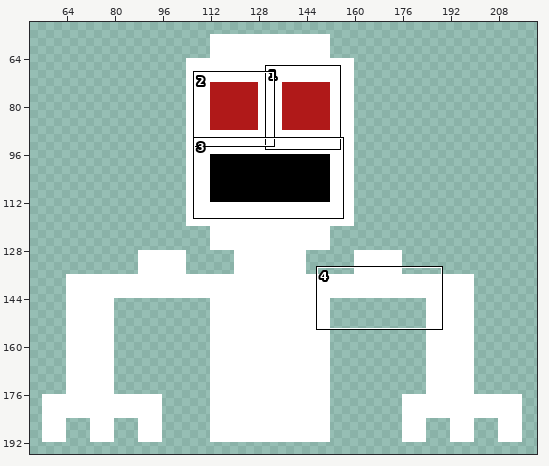
Animated GIF sprite -- imgs/ghoul.gif. The first picture is a wide view before the edit; the outline marks the close-up.
Close-up. Earlier state:
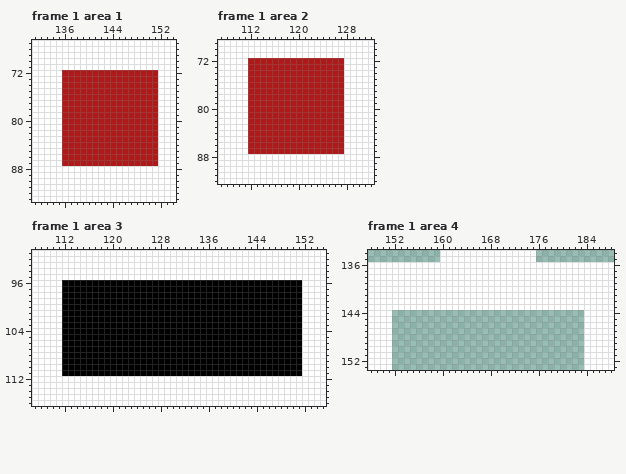
The file is 256x256 pixels, 4 frames. Colours within 5 levels of each other are drawn and written as one. Shown: frame 1 area 1: x 131..154, y 67..93; frame 1 area 2: x 107..132, y 69..92; frame 1 area 3: x 107..155, y 91..116; frame 1 area 4: x 148..188, y 134..153. The wide view leaves out empty margins. The commit also changed other frames or places, which this record leaves out.
Once edited:
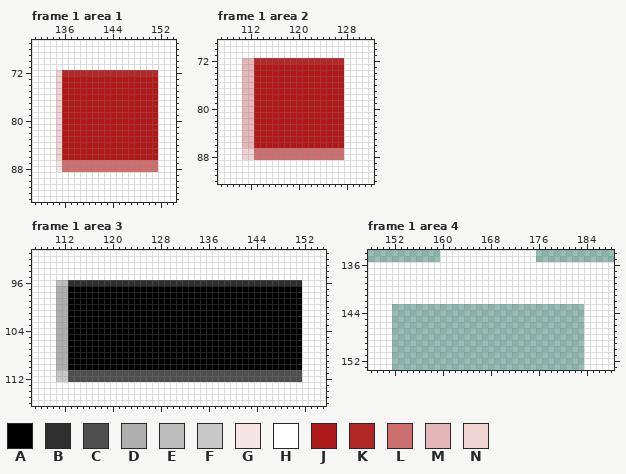
Palette (. is transparent): A #000000  B #2f2f2f  C #4f4f4f  D #afafaf  E #bebebe  F #c8c8c8  G #f5e4e4  H #ffffff  J #b01919  K #b42727  L #cd6f6f  M #e6b7b7  N #f0d3d3
What changed:
Changed rows in their new state; - is an unchanged pixel.
Frame 1 area 1:
first column x 135:
72 NKKKKKKKKKKKKKKKK
73 N----------------
74 N----------------
75 N----------------
76 N----------------
77 N----------------
78 N----------------
79 N----------------
80 N----------------
81 N----------------
82 N----------------
83 N----------------
84 N----------------
85 N----------------
86 N----------------
87 GLLLLLLLLLLLLLLLL
88 GLLLLLLLLLLLLLLLL
Frame 1 area 2:
first column x 111:
72 MMKKKKKKKKKKKKKKK
73 MM---------------
74 MM---------------
75 MM---------------
76 MM---------------
77 MM---------------
78 MM---------------
79 MM---------------
80 MM---------------
81 MM---------------
82 MM---------------
83 MM---------------
84 MM---------------
85 MM---------------
86 MM---------------
87 NNLLLLLLLLLLLLLLL
88 NNLLLLLLLLLLLLLLL
Frame 1 area 3:
first column x 111:
 96 EEBBBBBBBBBBBBBBBBBBBBBBBBBBBBBBBBBBBBBBB
 97 DD---------------------------------------
 98 DD---------------------------------------
 99 DD---------------------------------------
100 DD---------------------------------------
101 DD---------------------------------------
102 DD---------------------------------------
103 DD---------------------------------------
104 DD---------------------------------------
105 DD---------------------------------------
106 DD---------------------------------------
107 DD---------------------------------------
108 DD---------------------------------------
109 DD---------------------------------------
110 DD---------------------------------------
111 FFCCCCCCCCCCCCCCCCCCCCCCCCCCCCCCCCCCCCCCC
112 FFCCCCCCCCCCCCCCCCCCCCCCCCCCCCCCCCCCCCCCC
Frame 1 area 4:
first column x 152:
143 ................................
Pixel boxes of the changes (left, top, right, bottom) in both close-ups:
changed: (56, 70, 158, 172)
changed: (242, 58, 344, 160)
changed: (56, 280, 302, 382)
erased: (392, 304, 584, 310)
